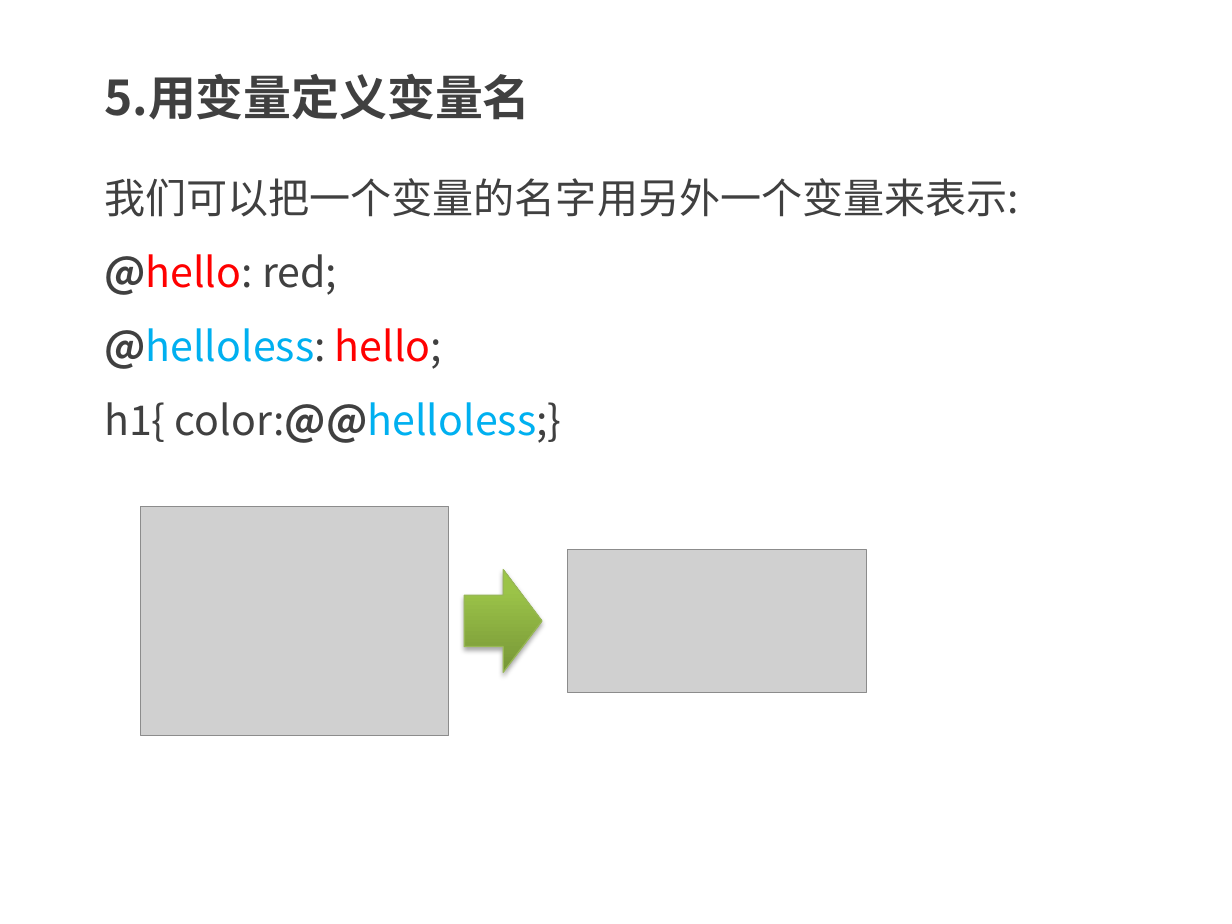
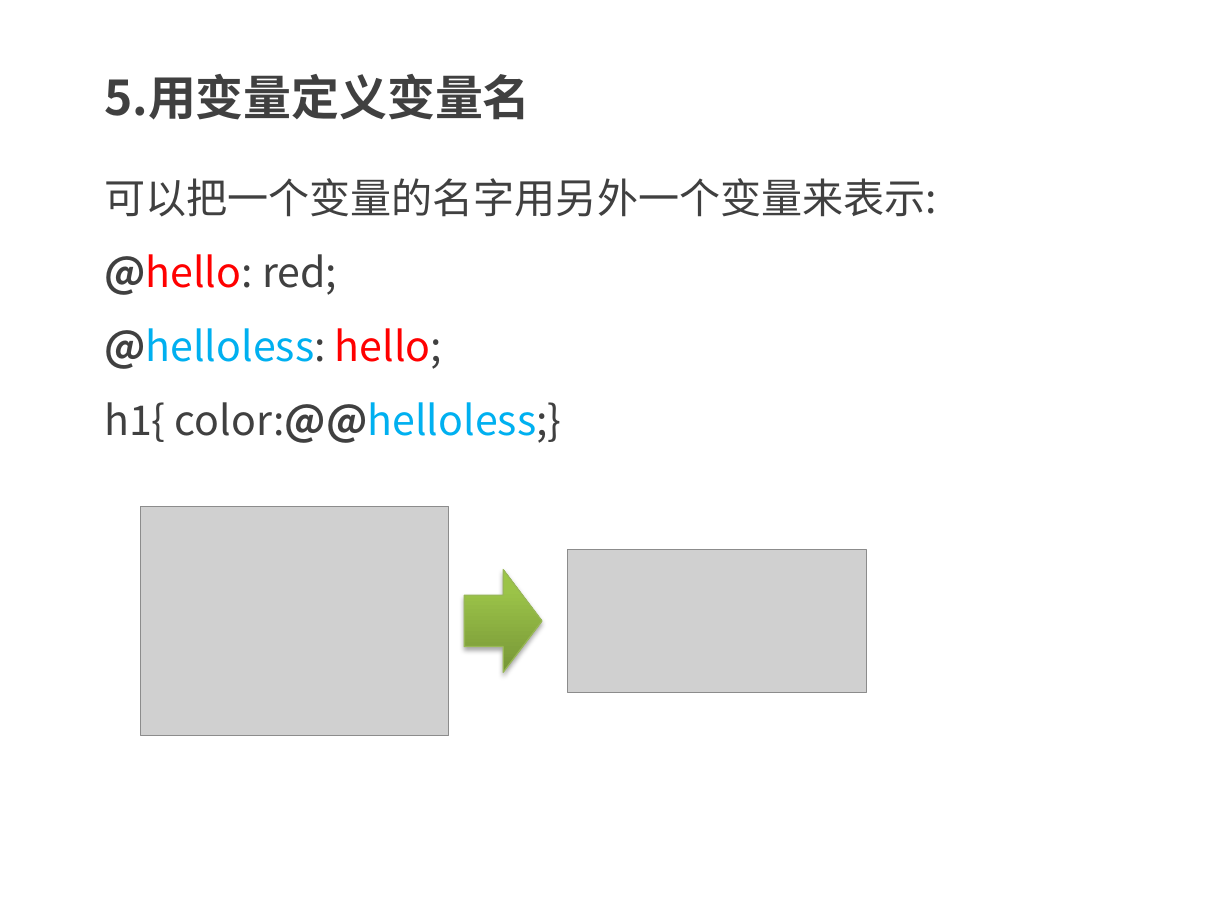
Before and after one commit to kong66/less-class, a slide deck: slide 7 of less-2-变量.pptx. Drawn at 1232x924 pixels with LibreOffice and Linux fonts; fonts in the diff are those of the drawing; grey boxes stand for pictures. Boxes give left, top, right and bottom in pixels: in the first picture for what was removed or moved away, otherwise in the second. Text is boxed around its words. In the diff, an @@ line names an element or a change of style, - is before the commit and + after.

```diff
--- a/less-2-变量.pptx
+++ b/less-2-变量.pptx
@@ text at [104, 178, 937, 217]: text changed @@
-我们可以把一个变量的名字用另外一个变量来表示:
+可以把一个变量的名字用另外一个变量来表示:
```
Also in this commit, not shown: 3 other slides changed, 1 slide added, 1 slide removed, 8 other files.
